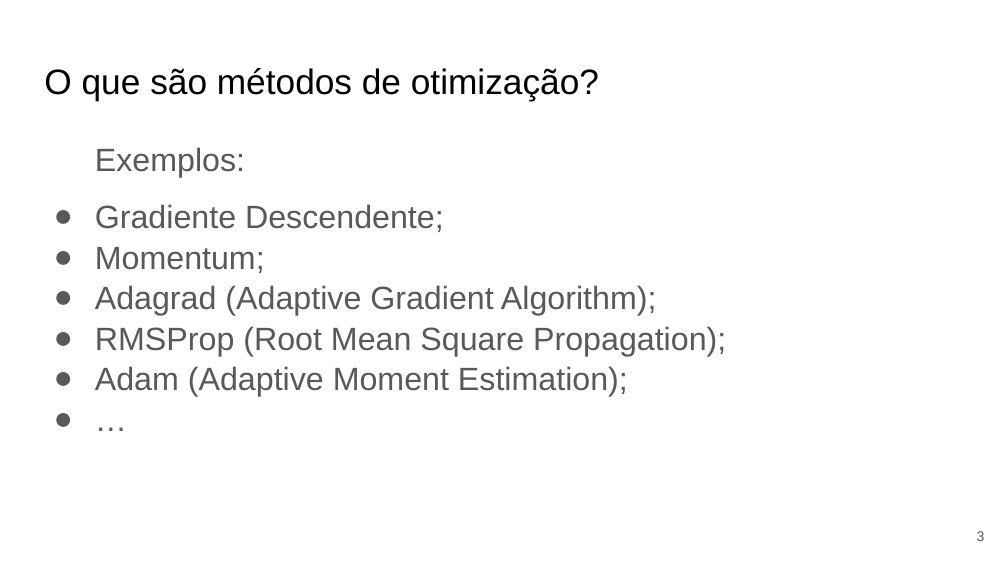
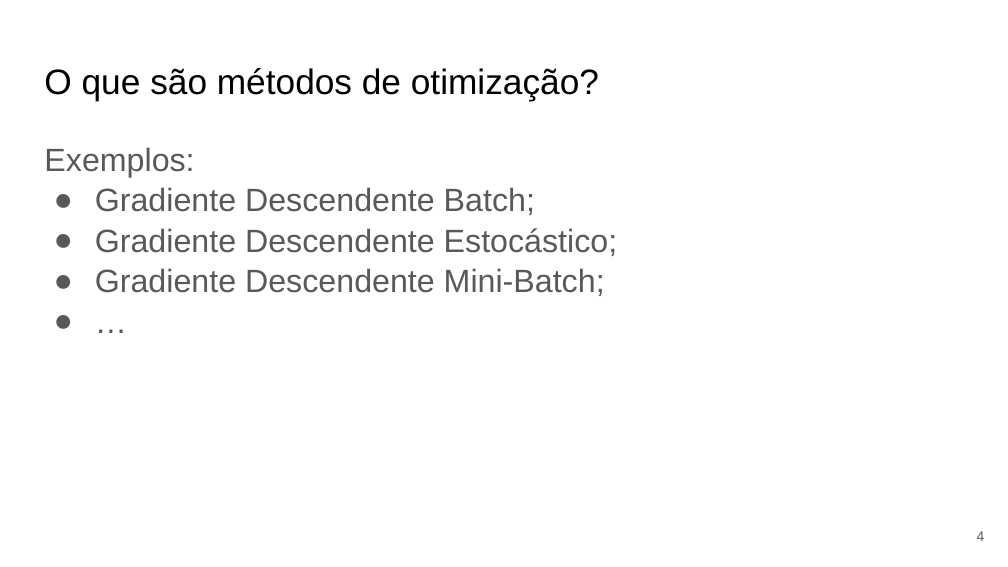
Before and after one commit to Redes-Neurais-2025-1/G5_DescidasGradiente_Fitting_Regularizacao, a slide deck: slide 4 of documentos/apresentacao.pptx (slide 3 before the commit). Drawn at 1008x567 pixels with LibreOffice and Linux fonts; fonts in the diff are those of the drawing. Boxes give left, top, right and bottom in pixels: in the first picture for what was removed or moved away, otherwise in the second. Text is boxed around its words. In the diff, an @@ line names an element or a change of style, - is before the commit and + after.

```diff
--- a/documentos/apresentacao.pptx
+++ b/documentos/apresentacao.pptx
@@ text at [44, 147, 194, 177]: indent changed @@
@@ text at [95, 187, 618, 296]: text changed @@
-● Gradiente Descendente;
-● Momentum;
-● Adagrad (Adaptive Gradient Algorithm);
-● RMSProp (Root Mean Square Propagation);
-● Adam (Adaptive Moment Estimation);
+● Gradiente Descendente Batch;
+● Gradiente Descendente Estocástico;
+● Gradiente Descendente Mini-Batch;
@@ page number at [977, 531, 985, 541]: text changed @@
-3
+4
```
Also in this commit, not shown: 23 other slides changed, 14 slides added, 4 slides removed, 1 other file.
